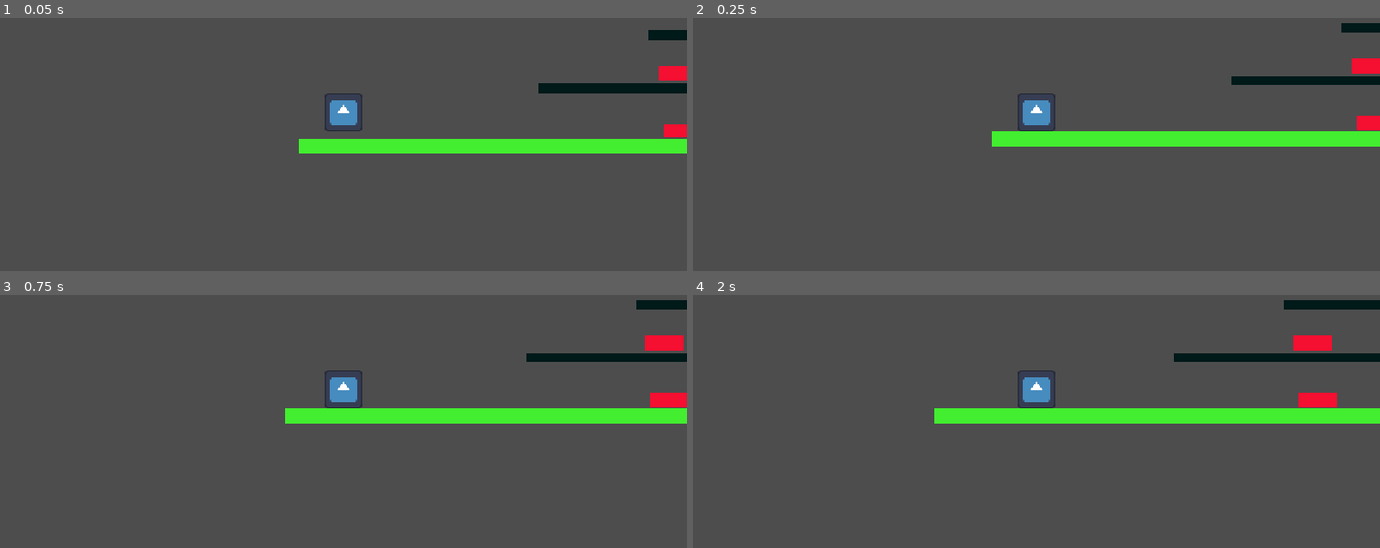
Above: before the commit, frames 1-4 (two rows, left to right).
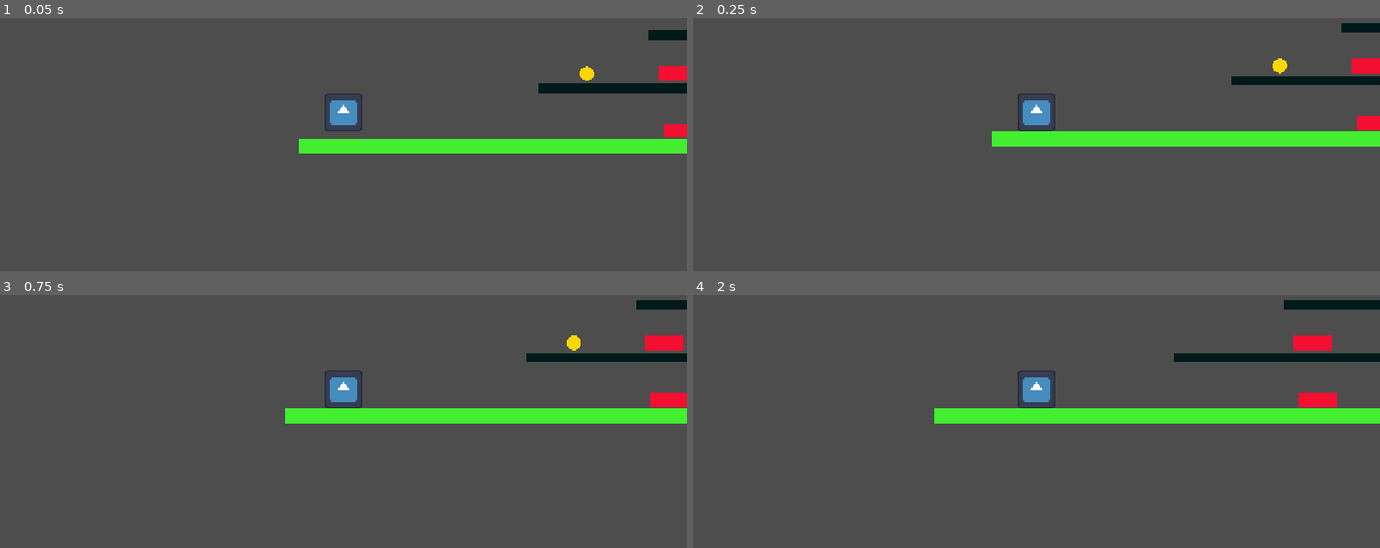
Above: after the commit, the same moments.

Repository: jarquafelmu/platformer-spike
Game: Godot game, scene res://scenes/root.tscn
Two runs of this game, one before a commit and one after it. Both use one fixed random seed, a clock stepped at 60 frames per second and the inputs below. The engine's default icon, where the game draws it, is replaced by a stand-in: a white triangle on a blue panel in a dark square.
Inputs:
- Up to frame 1 (0.05 s): no input
- Up to frame 2 (0.25 s): no input
- Up to frame 3 (0.75 s): tap Enter at 0.5 s; hold D (move_right) from 0.53 s (still down)
- Up to frame 4 (2 s): keep holding D (move_right); tap Space (jump) at 0.77, 1.52 s

The runs differ from the first frame. In frame 1, less than 0.1% of the frame differs, in the area x 84-87%, y 18-25%; in frame 2, less than 0.1%; in frame 3, less than 0.1%, in the area x 82-85%, y 15-23%; in frame 4, nothing differs.

Commit message:
feat: add collectible pickup

Diff:
--- /dev/null
+++ b/scenes/collectible/collectible.tscn
@@ -0,0 +1,18 @@
+[gd_scene format=3 uid="uid://cal2orypai3ls"]
+
+[ext_resource type="Script" uid="uid://bbqikfetvo0ft" path="res://scripts/collectible/visual.gd" id="1_gbci2"]
+[ext_resource type="Script" uid="uid://6ksdibf78miu" path="res://scripts/collectible/collectible.gd" id="1_j8pxs"]
+
+[sub_resource type="CircleShape2D" id="CircleShape2D_0stqu"]
+radius = 12.0
+
+[node name="Collectible" type="Area2D" unique_id=1606544099]
+script = ExtResource("1_j8pxs")
+
+[node name="CollisionShape2D" type="CollisionShape2D" parent="." unique_id=1918713198]
+shape = SubResource("CircleShape2D_0stqu")
+
+[node name="Visual" type="Node2D" parent="." unique_id=827437071]
+script = ExtResource("1_gbci2")
+
+[connection signal="body_entered" from="." to="." method="_on_body_entered"]
--- a/scenes/root.tscn
+++ b/scenes/root.tscn
@@ -3,6 +3,7 @@
 [ext_resource type="PackedScene" uid="uid://cy7ssyt7arlo" path="res://scenes/platforms/platform.tscn" id="1_lrqlo"]
 [ext_resource type="PackedScene" uid="uid://7xj57solbb2k" path="res://scenes/character/player.tscn" id="2_sqa0i"]
 [ext_resource type="PackedScene" uid="uid://bx5bwp1ajff86" path="res://scenes/hazard/hazard.tscn" id="3_jh1ax"]
+[ext_resource type="PackedScene" uid="uid://cal2orypai3ls" path="res://scenes/collectible/collectible.tscn" id="4_sqa0i"]
 
 [sub_resource type="PhysicsMaterial" id="PhysicsMaterial_sdrrl"]
 
@@ -38,3 +39,6 @@
 
 [node name="Hazard2" parent="." unique_id=346720916 instance=ExtResource("3_jh1ax")]
 position = Vector2(128, 200)
+
+[node name="Collectible" parent="." unique_id=1606544099 instance=ExtResource("4_sqa0i")]
+position = Vector2(-24, 200)
--- a/scripts/character/player.gd
+++ b/scripts/character/player.gd
@@ -7,6 +7,7 @@
 @export var fall_limit: float = 800.0
 
 var spawn_position: Vector2
+var collectible_count: int = 0
 
 func _ready() -> void:
 	spawn_position = global_position
@@ -36,3 +37,7 @@
 func reset_player() -> void:
 	global_position = spawn_position
 	velocity = Vector2.ZERO
+
+func collect_item(value: int) -> void:
+	collectible_count += value
+	print("Collectibles: ", collectible_count)
--- /dev/null
+++ b/scripts/collectible/collectible.gd
@@ -0,0 +1,11 @@
+extends Area2D
+
+
+@export var value: int = 1
+
+func _on_body_entered(body: Node2D) -> void:
+	if not body.has_method("collect_item"):
+		return
+
+	body.call("collect_item", value)
+	queue_free()
--- /dev/null
+++ b/scripts/collectible/visual.gd
@@ -0,0 +1,7 @@
+extends Node2D
+
+@export var radius: float = 12.0
+@export var color: Color = Color.GOLD
+
+func _draw() -> void:
+	draw_circle(Vector2.ZERO, radius, color)
Not shown, added: scripts/collectible/collectible.gd.uid
Not shown, added: scripts/collectible/visual.gd.uid
